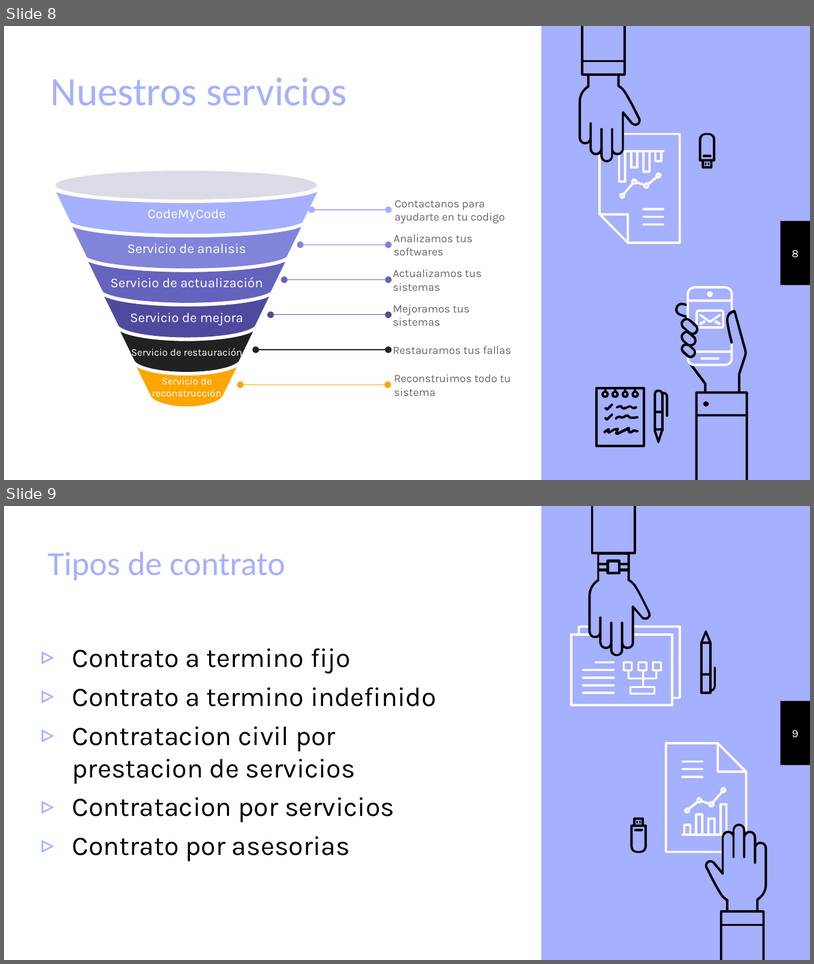
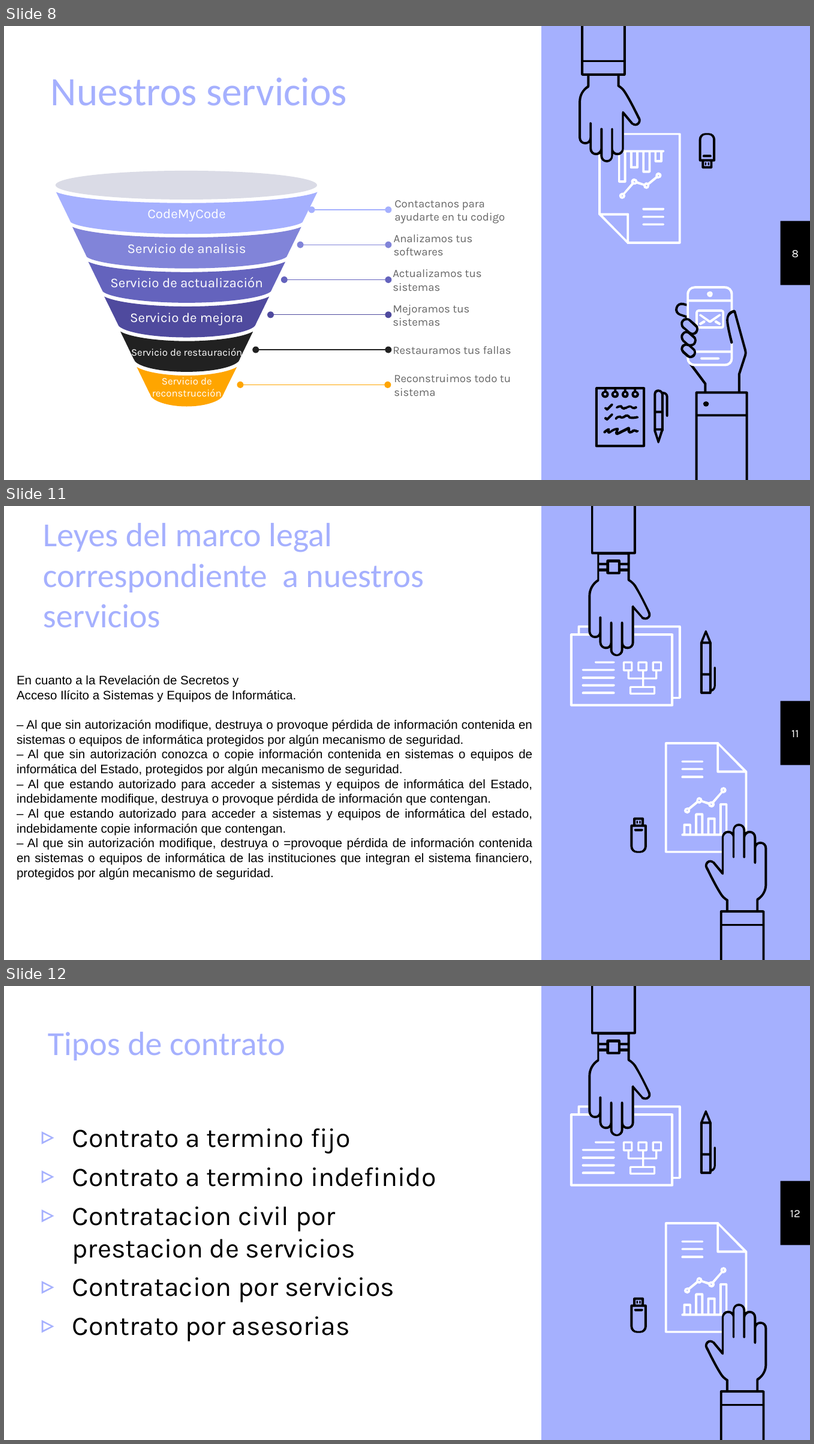
Before and after one commit to TheSkrapy/7mo-Semestre, a slide deck: 13 Modelos de negocios/Empresa Outtic.pptx. Shown one above the other, each under a label of ours: slides 8 and 9 before the commit, slides 8, 11 and 12 after it; the slides between them are not shown. The pictures are 814x964 and 814x1444 pixels, drawn with LibreOffice and Linux fonts; fonts in the diff are those of the drawing. Boxes give left, top, right and bottom in pixels: in the first picture for what was removed or moved away, otherwise in the second. Text is boxed around its words. In the diff, an @@ line names an element or a change of style, - is before the commit and + after.

```diff
--- a/13 Modelos de negocios/Empresa Outtic.pptx
+++ b/13 Modelos de negocios/Empresa Outtic.pptx
@@ slide 11 added at bbox=[4, 506, 810, 960], background #A5B0FE; not listed: 22 template elements that a slide beside it also shows @@
@@ title added at bbox=[43, 523, 424, 627], 30 pt, text #A5B0FE @@
+Leyes del marco legal correspondiente a nuestros servicios
@@ text added at bbox=[17, 675, 533, 880], 11 pt, text #000000 @@
+En cuanto a la Revelación de Secretos y
+Acceso Ilícito a Sistemas y Equipos de Informática.
+– Al que sin autorización modifique, destruya o provoque pérdida de información contenida en sistemas o equipos de informática protegidos por algún mecanismo de seguridad.
+– Al que sin autorización conozca o copie información contenida en sistemas o equipos de informática del Estado, protegidos por algún mecanismo de seguridad.
+– Al que estando autorizado para acceder a sistemas y equipos de informática del Estado, indebidamente modifique, destruya o provoque pérdida de información que contengan.
+– Al que estando autorizado para acceder a sistemas y equipos de informática del estado, indebidamente copie información que contengan.
+– Al que sin autorización modifique, destruya o =provoque pérdida de información contenida en sistemas o equipos de informática de las instituciones que integran el sistema financiero, protegidos por algún mecanismo de seguridad.
@@ page number added at bbox=[792, 730, 799, 737], 10 pt, text #FFFFFF @@
+11
@@ what was slide 9 is now slide 12 @@
@@ page number at bbox=[791, 1210, 801, 1217]: text changed @@
-9
+12
```
Also in this commit, not shown: 2 other slides added, 13 other files.
